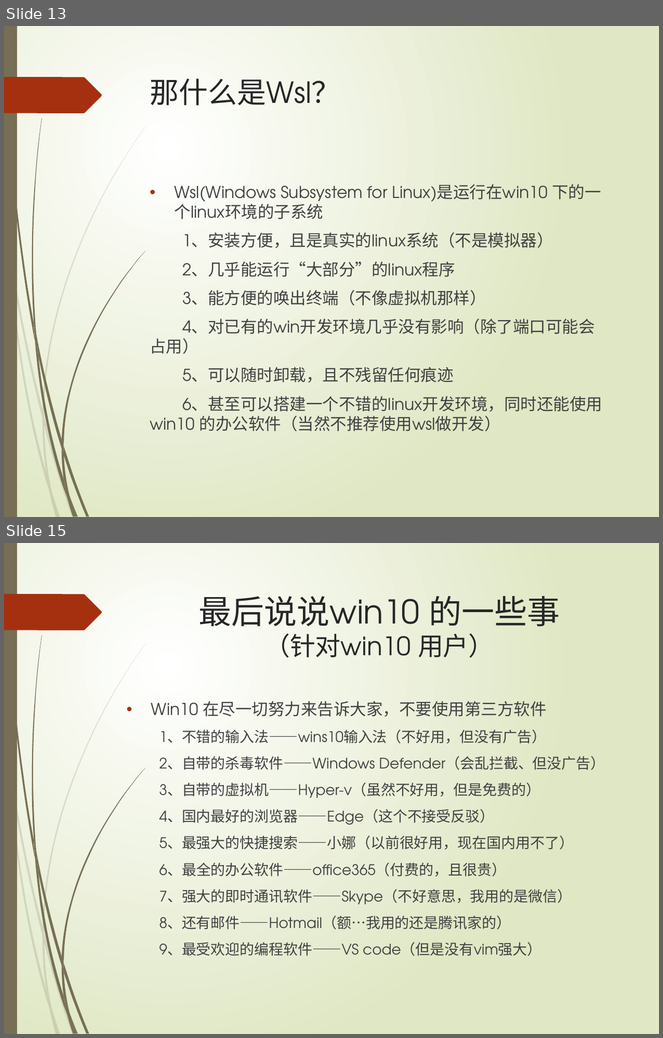
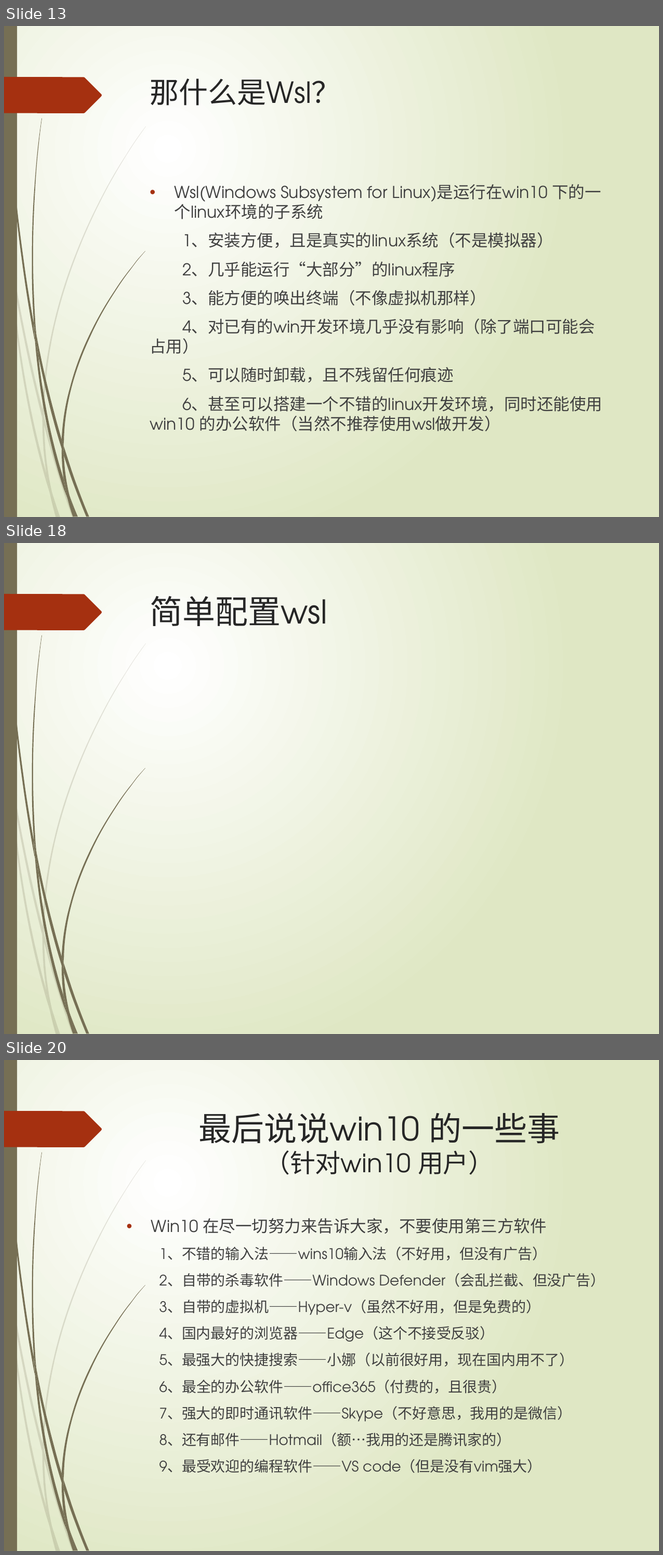
Before and after one commit to niming175/my-wsl-setting, a slide deck: web开发环境概述.pptx. Shown one above the other, each under a label of ours: slides 13 and 15 before the commit, slides 13, 18 and 20 after it; the slides between them are not shown. The pictures are 663x1038 and 663x1555 pixels, drawn with LibreOffice and Linux fonts; fonts in the diff are those of the drawing. Boxes give left, top, right and bottom in pixels: in the first picture for what was removed or moved away, otherwise in the second. Text is boxed around its words. In the diff, an @@ line names an element or a change of style, - is before the commit and + after.

```diff
--- a/web开发环境概述.pptx
+++ b/web开发环境概述.pptx
@@ slide 18 added at (4,543,659,1034), background gradient #FFFFFF to #DFE8C4; not listed: 24 template elements that a slide beside it also shows @@
@@ title added at (150,596,327,626), 36 pt, text #262626 @@
+简单配置wsl
@@ what was slide 15 is now slide 20 @@
```
Also in this commit, not shown: 3 slides changed, 4 other slides added, 1 other file.
